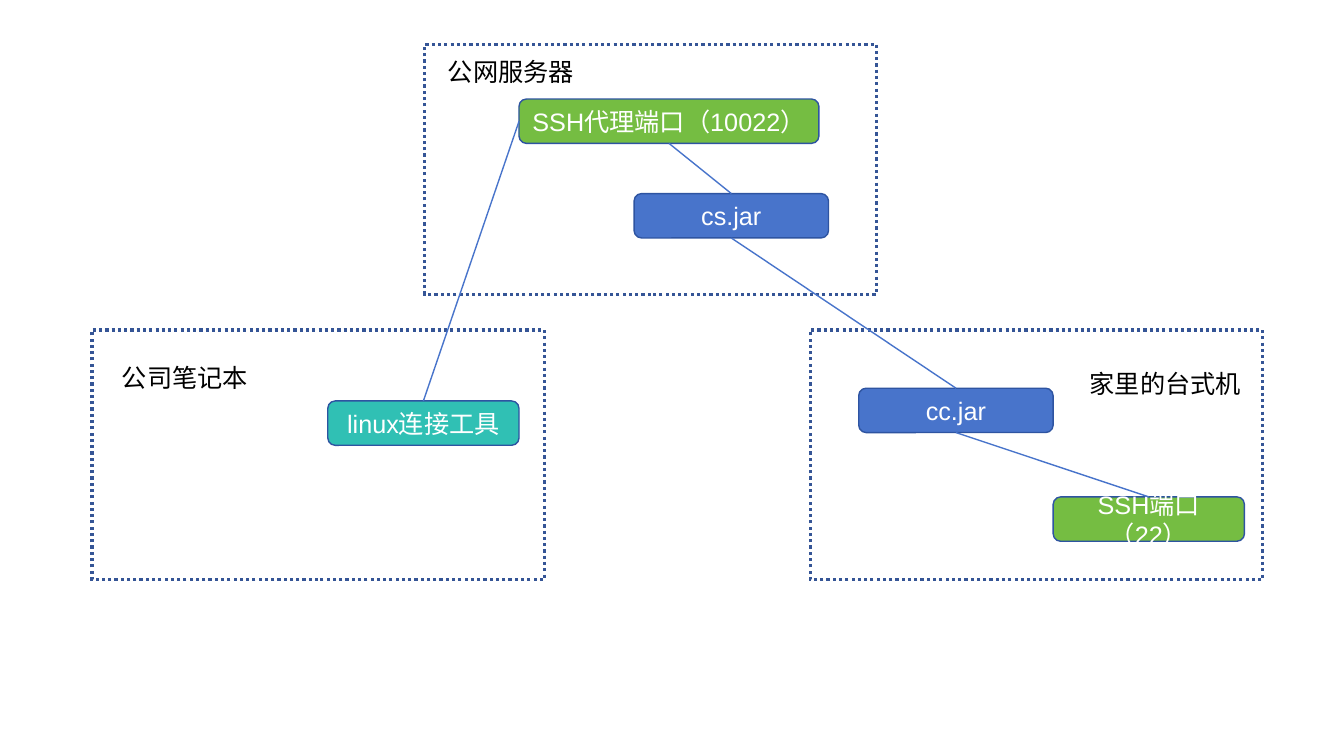
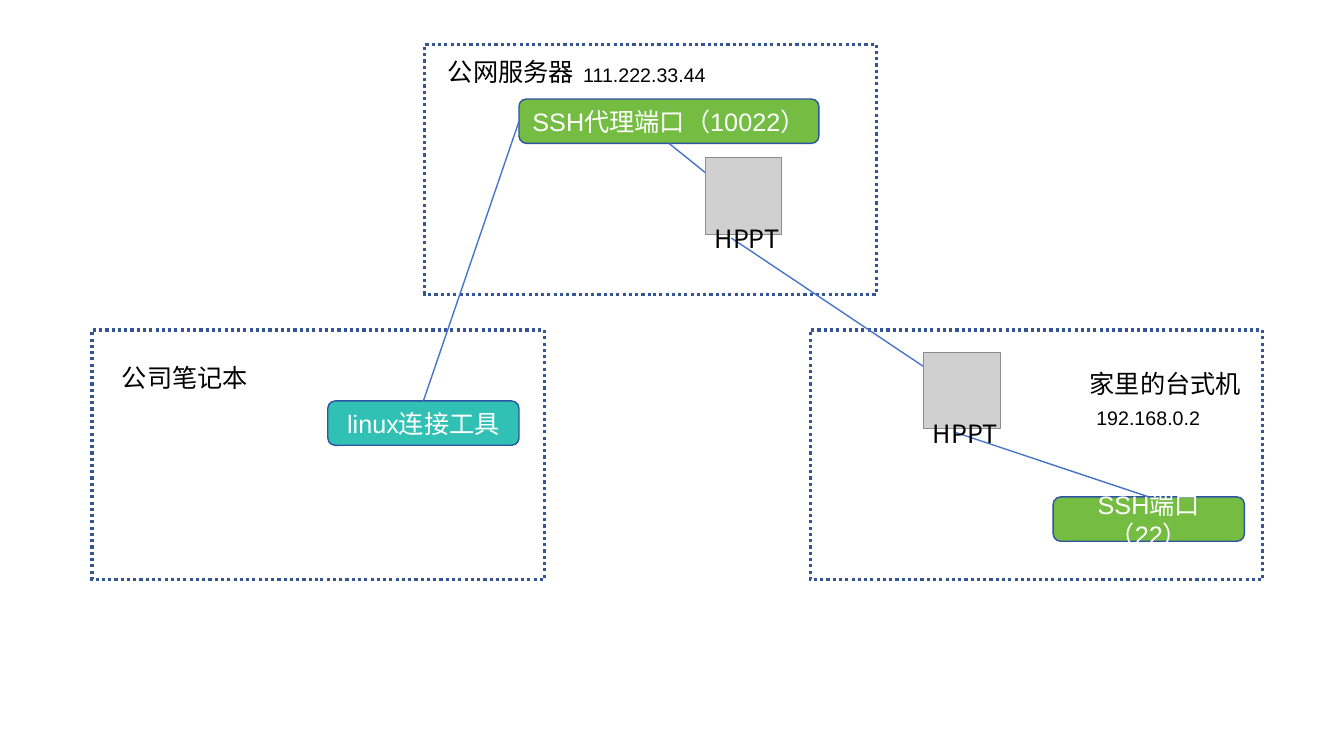
Before and after one commit to codingmiao/hppt, a slide deck: slide 4 of _doc/readme.pptx. Drawn at 1344x756 pixels with LibreOffice and Linux fonts; fonts in the diff are those of the drawing; grey boxes stand for pictures. Boxes give left, top, right and bottom in pixels: in the first picture for what was removed or moved away, otherwise in the second. Text is boxed around its words. In the diff, an @@ line names an element or a change of style, - is before the commit and + after.

```diff
--- a/_doc/readme.pptx
+++ b/_doc/readme.pptx
@@ text added at box(583, 68, 706, 83), 14 pt, text #000000 @@
+111.222.33.44
@@ picture added at box(706, 157, 782, 234) @@
@@ rounded rectangle removed at box(634, 194, 829, 238) @@
-cs.jar
@@ text added at box(715, 229, 780, 255), 18 pt, text #000000 @@
+HPPT
@@ picture added at box(924, 352, 1000, 429) @@
@@ rounded rectangle removed at box(859, 388, 1054, 433) @@
-cc.jar
@@ text added at box(1096, 411, 1200, 426), 14 pt, text #000000 @@
+192.168.0.2
@@ text added at box(933, 424, 998, 449), 18 pt, text #000000 @@
+HPPT
```
Also in this commit, not shown: 1 other slide changed, 1 slide added, 14 other files.
